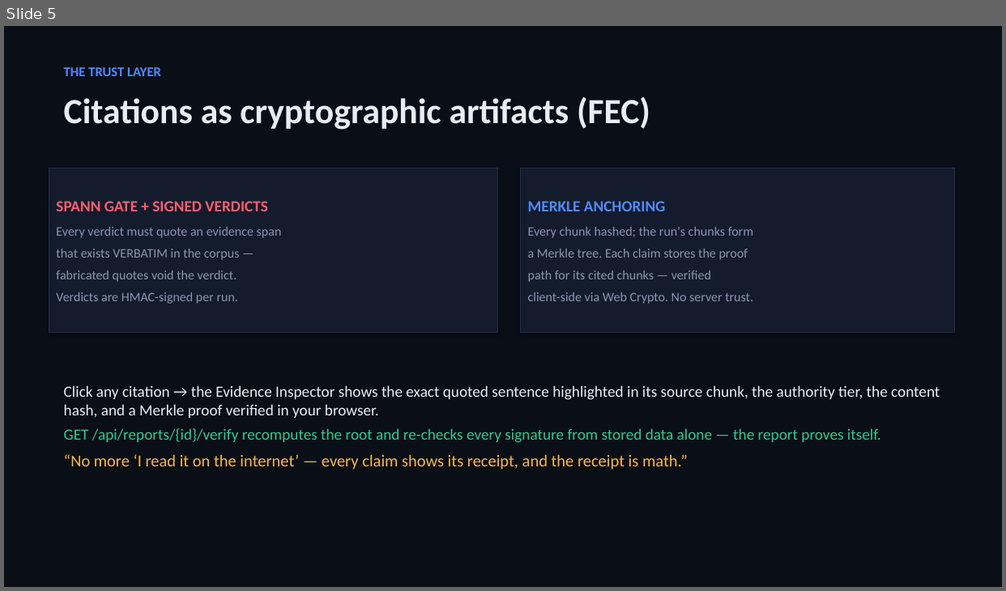
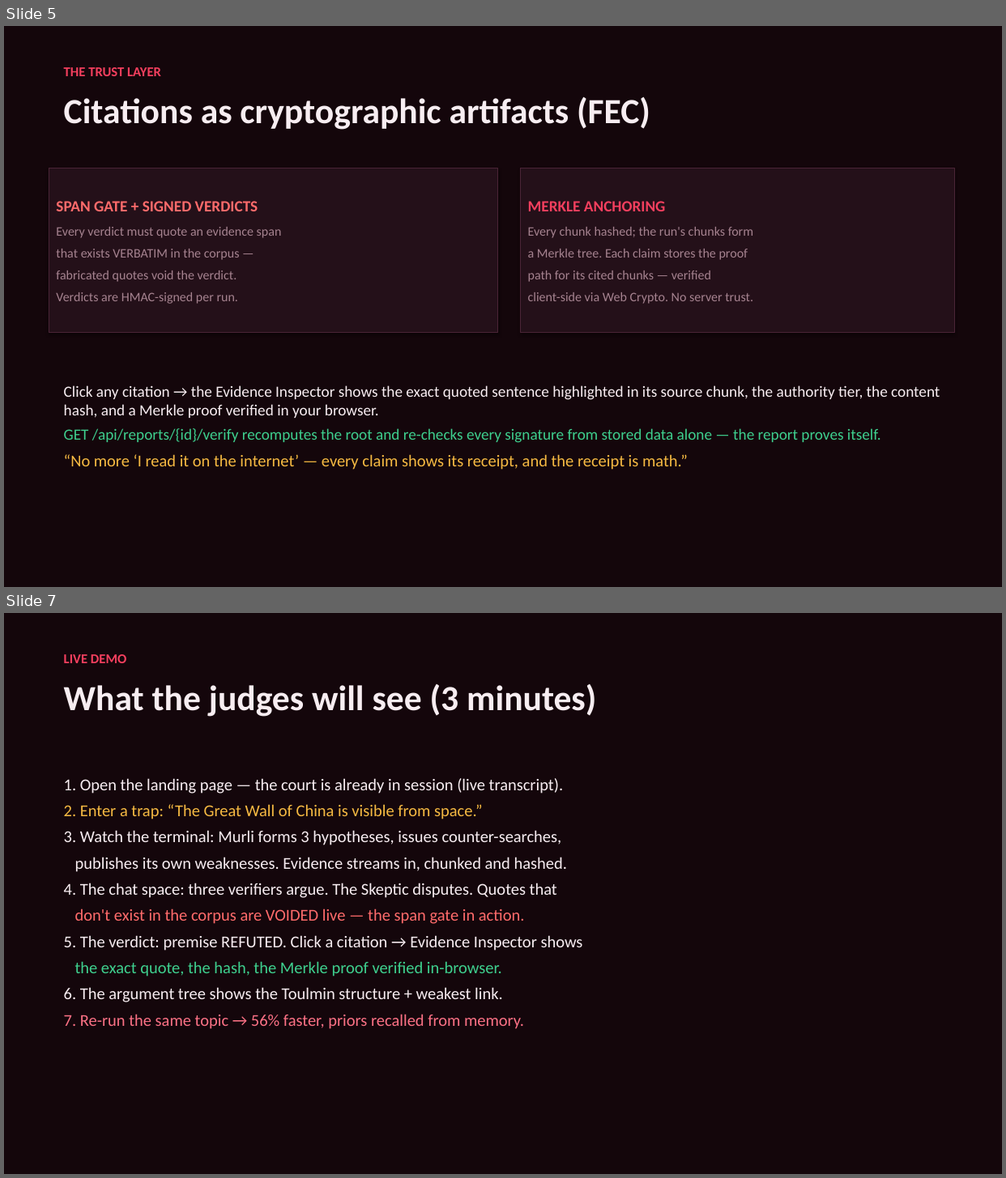
Before and after one commit to ArpitKumar8649/Innovahack_chapter1, a slide deck: submission/VeriFact_Deck.pptx. Shown one above the other, each under a label of ours: slide 5 before the commit, slides 5 and 7 after it; the slides between them are not shown. The pictures are 1006x591 and 1006x1178 pixels, drawn with LibreOffice and Linux fonts; fonts in the diff are those of the drawing. Boxes give left, top, right and bottom in pixels: in the first picture for what was removed or moved away, otherwise in the second. Text is boxed around its words. In the diff, an @@ line names an element or a change of style, - is before the commit and + after.

```diff
--- a/submission/VeriFact_Deck.pptx
+++ b/submission/VeriFact_Deck.pptx
@@ slide 7 added at bbox=[4, 613, 1002, 1174], background #14060B @@
@@ text added at bbox=[64, 654, 596, 717], 34 pt, text #F7EDF1, bold @@
+LIVE DEMO
+What the judges will see (3 minutes)
@@ text added at bbox=[64, 778, 583, 1029], 16 pt, text #F7EDF1 @@
+1. Open the landing page — the court is already in session (live transcript).
+2. Enter a trap: “The Great Wall of China is visible from space.”
+3. Watch the terminal: Murli forms 3 hypotheses, issues counter-searches,
+publishes its own weaknesses. Evidence streams in, chunked and hashed.
+4. The chat space: three verifiers argue. The Skeptic disputes. Quotes that
+don't exist in the corpus are VOIDED live — the span gate in action.
+5. The verdict: premise REFUTED. Click a citation → Evidence Inspector shows
+the exact quote, the hash, the Merkle proof verified in-browser.
+6. The argument tree shows the Toulmin structure + weakest link.
+7. Re-run the same topic → 56% faster, priors recalled from memory.
@@ slide 5 changed as well @@
@@ background #0A0E17 to #14060B @@
@@ text "THE TRUST LAYER" at bbox=[64, 67, 650, 130]: text colour #4F8CFF to #F43F5E in "THE TRUST LAYER"; text colour #E8ECF4 to #F7EDF1 in "Citations as cryptographic artifacts (FEC)" @@
@@ rectangle "SPAN GATE + SIGNED VERDICTS" at bbox=[49, 169, 498, 333]: fill #141B2D to #241019; outline #232E47 0.75 pt to #4A2436 0.75 pt @@
@@ rectangle "MERKLE ANCHORING" at bbox=[521, 169, 955, 333]: text colour #4F8CFF to #F43F5E in "MERKLE ANCHORING"; text colour #8B96AD to #A5828F; fill #141B2D to #241019; outline #232E47 0.75 pt to #4A2436 0.75 pt @@
@@ text in rectangle at bbox=[56, 201, 258, 211]: text changed; text colour #FF5D6C to #FF6B6B @@
-SPANN GATE + SIGNED VERDICTS
+SPAN GATE + SIGNED VERDICTS
@@ text in rectangle at bbox=[56, 227, 282, 304]: text colour #8B96AD to #A5828F in "Every verdict must quote an evidence span", "that exists VERBATIM in the corpus —", "fabricated quotes void the verdict.", "Verdicts are HMAC-signed per run." @@
@@ text at bbox=[64, 386, 940, 443]: text colour #E8ECF4 to #F7EDF1 in "Click any citation → the Evidence Inspector ..."; text colour #2ECC8F to #3ECF8E in "GET /api/reports/{id}/verify recomputes the root and re-chec ..." @@
```
Also in this commit, not shown: 4 other slides changed, 4 other slides added, 2 slides removed, 5 other files.
